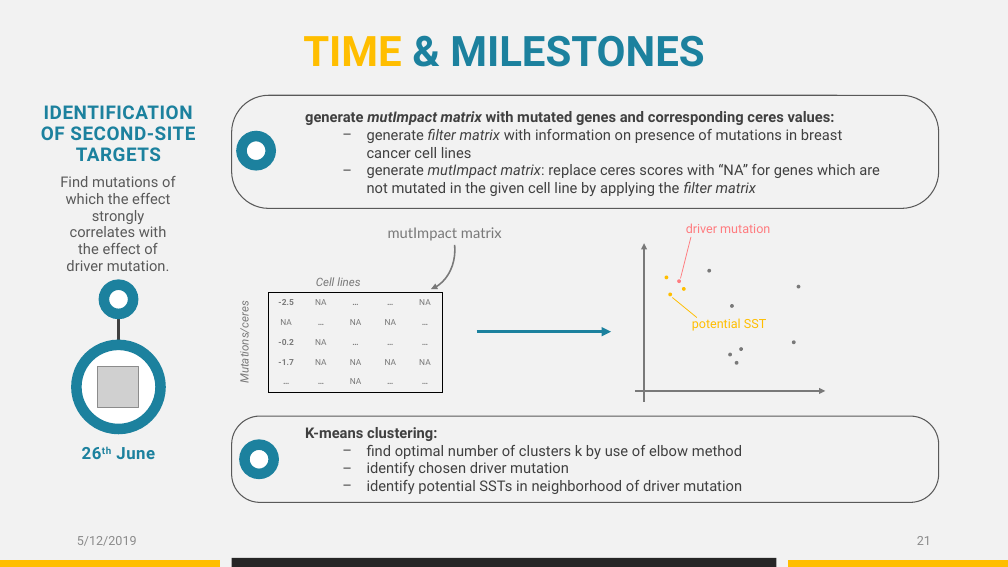
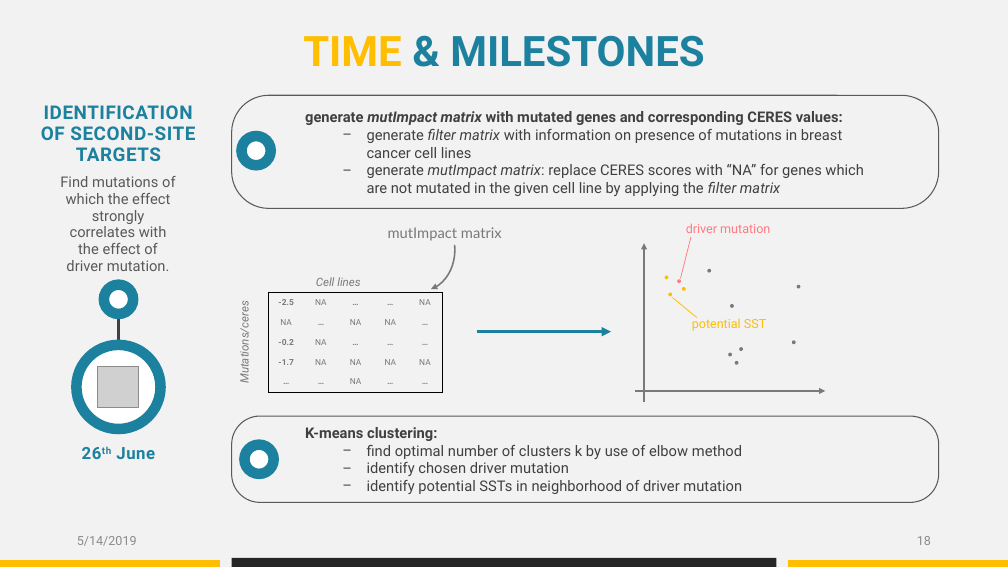
Before and after one commit to datascience-mobi/group-04-project-1-4, a slide deck: slide 18 of Project proposal_presentation_V1.pptx (slide 21 before the commit). Drawn at 1008x567 pixels with LibreOffice and Linux fonts; fonts in the diff are those of the drawing; grey boxes stand for pictures. Boxes give left, top, right and bottom in pixels: in the first picture for what was removed or moved away, otherwise in the second. Text is boxed around its words. In the diff, an @@ line names an element or a change of style, - is before the commit and + after.

Commit message:
Found a typo in my slides

```diff
--- a/Project proposal_presentation_V1.pptx
+++ b/Project proposal_presentation_V1.pptx
@@ text at (305, 111, 843, 125): text changed @@
-generate mutImpact matrix with mutated genes and corresponding ceres values:
+generate mutImpact matrix with mutated genes and corresponding CERES values:
@@ text at (367, 164, 864, 196): text changed @@
-  − generate mutImpact matrix: replace ceres scores with “NA” for genes which are not mutated in the given cell line by applying the filter matrix
+  − generate mutImpact matrix: replace CERES scores with “NA” for genes which are not mutated in the given cell line by applying the filter matrix
@@ text at (77, 536, 137, 546): text changed @@
-5/12/2019
+5/14/2019
@@ page number at (917, 536, 931, 545): text changed @@
-21
+18
```
Also in this commit, not shown: 17 other slides changed, 3 slides added, 11 slides removed.
